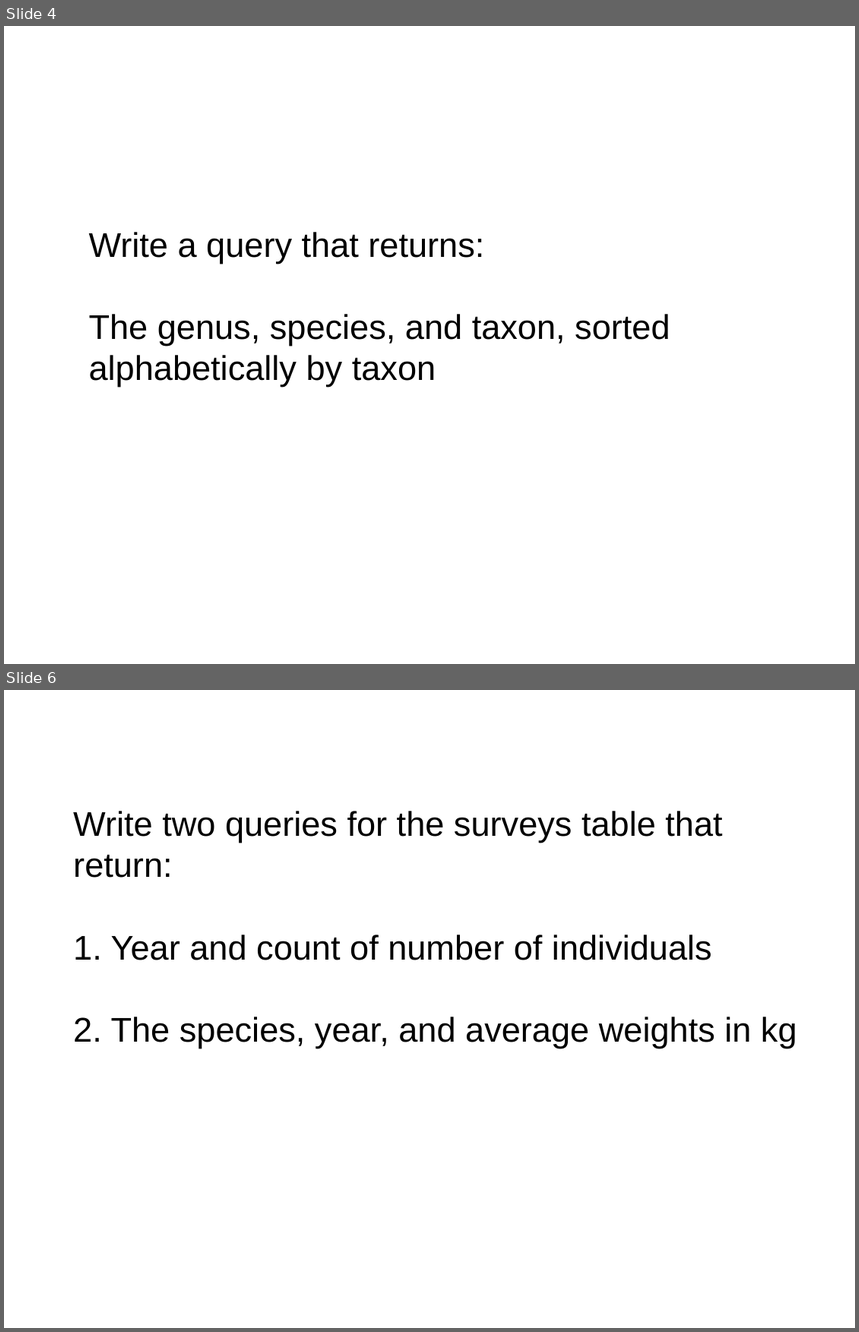
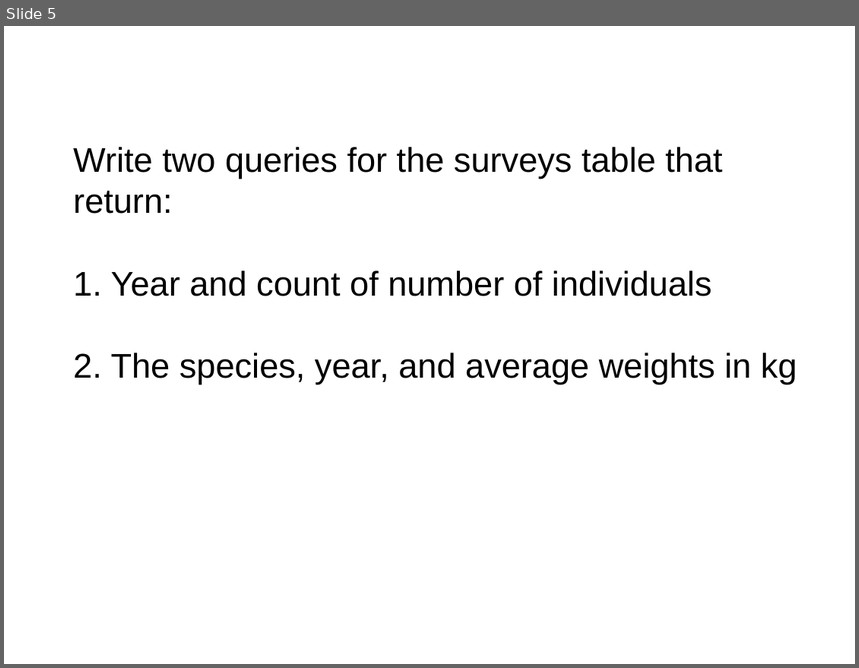
Before and after one commit to NESCent/2014-05-08-datacarpentry, a slide deck: lessons/sql/sql.odp. Shown one above the other, each under a label of ours: slides 4 and 6 before the commit, slide 5 after it; the slides between them are not shown. The pictures are 859x1332 and 859x668 pixels, drawn with LibreOffice and Linux fonts; fonts in the diff are those of the drawing. Boxes give left, top, right and bottom in pixels: in the first picture for what was removed or moved away, otherwise in the second. Text is boxed around its words. In the diff, an @@ line names an element or a change of style, - is before the commit and + after.

```diff
--- a/lessons/sql/sql.odp
+++ b/lessons/sql/sql.odp
@@ slide 4 removed at bbox=[4, 26, 855, 664], background #FFFFFF @@
@@ text removed at bbox=[89, 232, 670, 387] @@
-Write a query that returns:
-The genus, species, and taxon, sorted alphabetically by taxon
@@ what was slide 6 is now slide 5 @@
```
Also in this commit, not shown: 2 slides changed, 1 slide added, 1 other slide removed.
